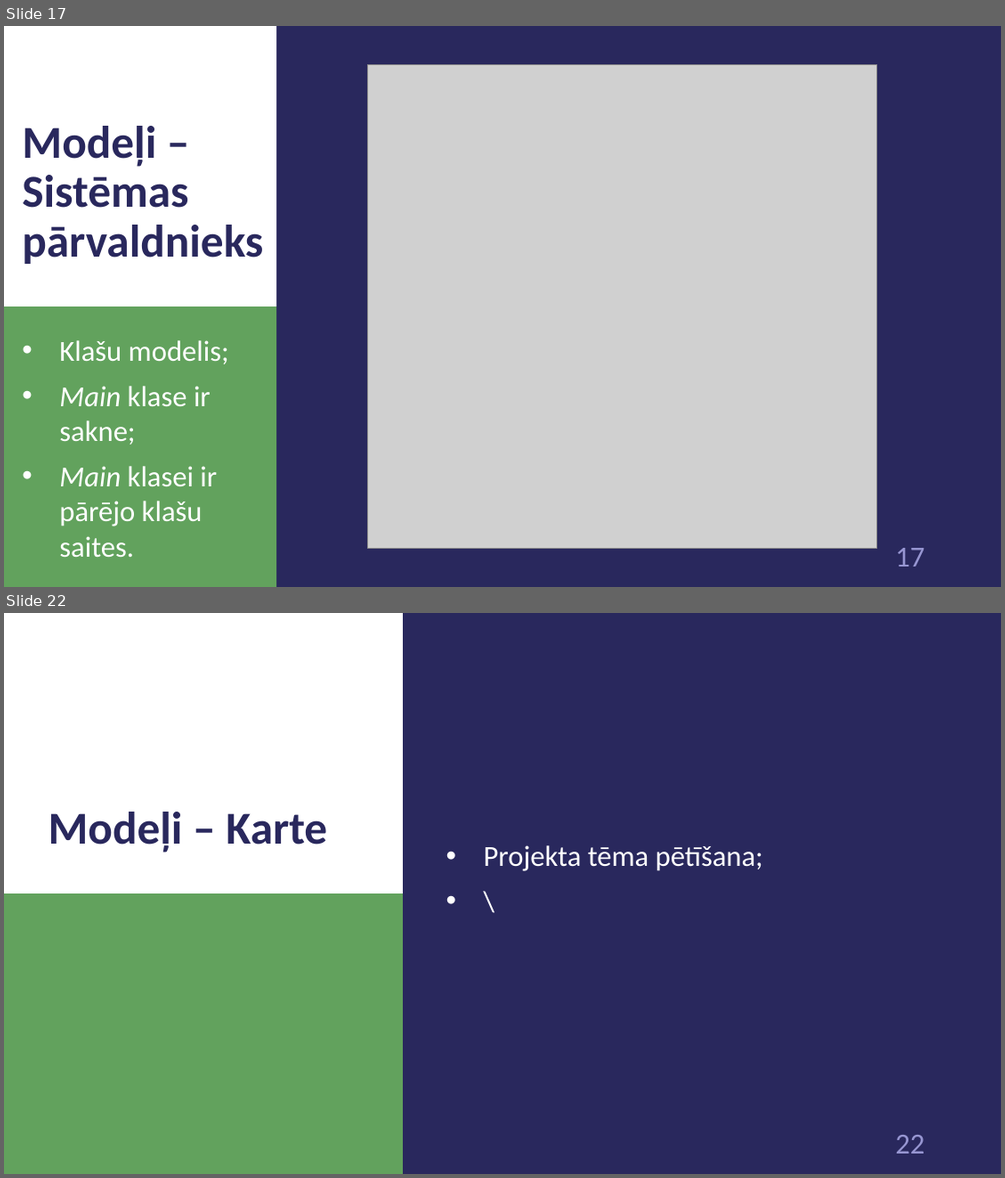
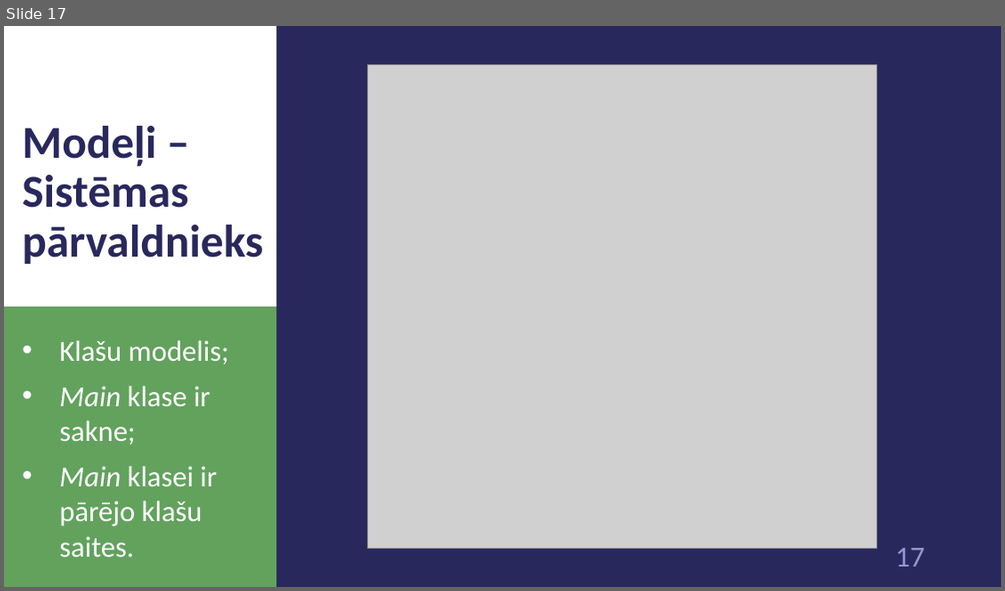
Before and after one commit to 1ivyatan/drumstalotajs, a slide deck: Documentation/Prezentācija.pptx. Shown one above the other, each under a label of ours: slides 17 and 22 before the commit, slide 17 after it; the slides between them are not shown. The pictures are 1005x1178 and 1005x591 pixels, drawn with LibreOffice and Linux fonts; fonts in the diff are those of the drawing; grey boxes stand for pictures. Boxes give left, top, right and bottom in pixels: in the first picture for what was removed or moved away, otherwise in the second. Text is boxed around its words. In the diff, an @@ line names an element or a change of style, - is before the commit and + after.

```diff
--- a/Documentation/Prezentācija.pptx
+++ b/Documentation/Prezentācija.pptx
@@ slide 22 removed at (x1=4, y1=613, x2=1001, y2=1174), background #29285D; not listed: 1 template element that a slide beside it also shows @@
@@ rectangle removed at (x1=4, y1=613, x2=403, y2=893) @@
@@ title removed at (x1=48, y1=811, x2=327, y2=852) @@
-Modeļi – Karte
@@ text removed at (x1=484, y1=845, x2=763, y2=871) @@
-• Projekta tēma pētīšana;
-• \
@@ rectangle removed at (x1=4, y1=893, x2=403, y2=1174) @@
```
Also in this commit, not shown: 12 slides changed, 1 slide added, 4 other slides removed.
